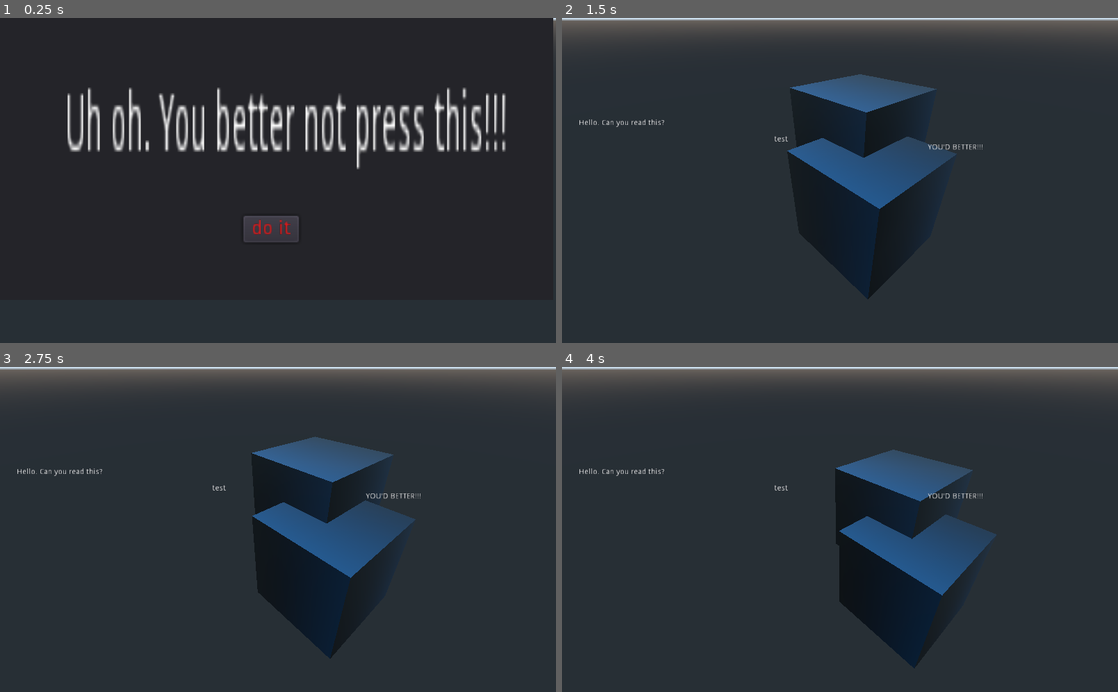
Above: before the commit, frames 1-4 (two rows, left to right).
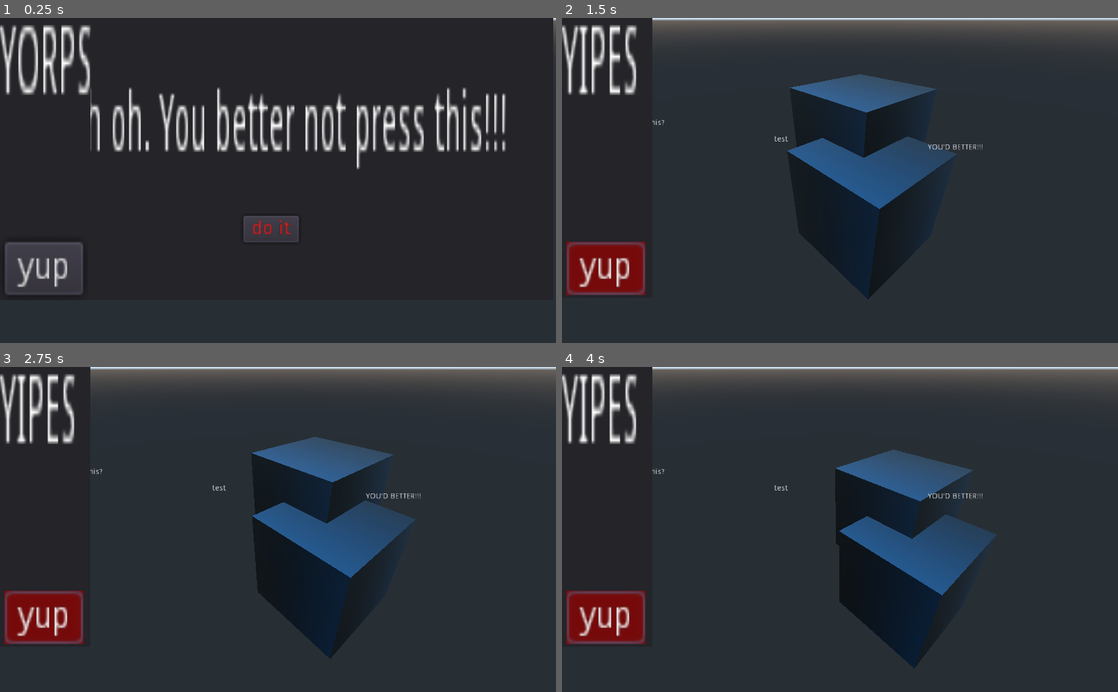
Above: after the commit, the same moments.

Repository: peter201943/GD-Test
Game: Godot game, scene res://Scenes/Level.tscn
The game is run twice, just before and just after one commit, with the same random seed, the same clock (stepped at 60 frames per second) and the same inputs. Before the commit the project starts from res://Level.tscn.
Inputs (mouse positions are in pixels of both pictures, inside the frame that each line leads up to):
- Up to frame 1 (0.25 s): no input
- Up to frame 2 (1.5 s): click "do it" at 0.5 s; click (606, 265) at 1.25 s, where only the run after the commit has a clickable "yup"
- Up to frame 3 (2.75 s): click (44, 614) at 2 s, where only the run after the commit has a clickable "yup"
- Up to frame 4 (4 s): click (606, 614) at 2.75 s, where only the run after the commit has a clickable "yup"

The runs differ from the first frame. In frame 1, 3.7% of the frame differs, in the area x 0-17%, y 2-86%; in frame 2, 4.4%, in the area x 0-17%, y 0-86%; in frame 3, 4.4%; in frame 4, 4.4%.

Commit message:
Mwa ha ha ha ah aha a!

Diff:
--- a/Level.tscn
+++ b/Scenes/Level.tscn
@@ -1,8 +1,9 @@
-[gd_scene load_steps=8 format=2]
+[gd_scene load_steps=11 format=2]
 
-[ext_resource path="res://StutteringBox.tscn" type="PackedScene" id=1]
-[ext_resource path="res://TestText.gd" type="Script" id=2]
-[ext_resource path="res://DeleteMe.gd" type="Script" id=4]
+[ext_resource path="res://Scripts/DeleteMe.gd" type="Script" id=1]
+[ext_resource path="res://Scripts/SideMenu.gd" type="Script" id=2]
+[ext_resource path="res://Scripts/TestText.gd" type="Script" id=3]
+[ext_resource path="res://Scenes/StutteringBox.tscn" type="PackedScene" id=4]
 
 [sub_resource type="CanvasItemMaterial" id=1]
 
@@ -25,12 +26,18 @@
 
 "
 
+[sub_resource type="StyleBoxFlat" id=5]
+bg_color = Color( 0.466667, 0.0431373, 0.0431373, 1 )
+
+[sub_resource type="StyleBoxFlat" id=6]
+bg_color = Color( 0.823529, 0.105882, 0.105882, 1 )
+
 [node name="Level" type="Spatial"]
 __meta__ = {
 "_editor_description_": "A Very Simple test scene for putting stuff into."
 }
 
-[node name="StutteringBox" parent="." instance=ExtResource( 1 )]
+[node name="StutteringBox" parent="." instance=ExtResource( 4 )]
 
 [node name="Camera" type="Camera" parent="."]
 transform = Transform( 0.73424, 0.386936, -0.557829, 0, 0.821677, 0.569954, 0.678891, -0.418483, 0.603308, 0, 2.51063, 3.90777 )
@@ -44,7 +51,7 @@
 margin_right = 776.0
 margin_bottom = 293.0
 text = "Hello. Can you read this?"
-script = ExtResource( 2 )
+script = ExtResource( 3 )
 __meta__ = {
 "_edit_use_anchors_": false,
 "_editor_description_": "Simple Test of an In-Game Text Box."
@@ -53,7 +60,7 @@
 [node name="TestMenu" type="Panel" parent="."]
 margin_right = 1019.0
 margin_bottom = 520.0
-script = ExtResource( 4 )
+script = ExtResource( 1 )
 __meta__ = {
 "_edit_use_anchors_": false,
 "_editor_description_": "A Panel to try pressing a button"
@@ -86,4 +93,31 @@
 __meta__ = {
 "_editor_description_": "OMG no! NOOOO!!!!!"
 }
+
+[node name="SideMenu" type="Panel" parent="."]
+margin_right = 40.0
+margin_bottom = 40.0
+rect_scale = Vector2( 4.15308, 12.9059 )
+script = ExtResource( 2 )
+__meta__ = {
+"_edit_use_anchors_": false
+}
+
+[node name="Label" type="Label" parent="SideMenu"]
+margin_right = 40.0
+margin_bottom = 14.0
+text = "YORPS"
+
+[node name="Button" type="Button" parent="SideMenu"]
+margin_left = 1.86758
+margin_top = 31.5945
+margin_right = 36.8676
+margin_bottom = 51.5945
+rect_scale = Vector2( 1, 0.383229 )
+custom_styles/hover = SubResource( 5 )
+custom_styles/pressed = SubResource( 6 )
+text = "yup"
+__meta__ = {
+"_edit_use_anchors_": false
+}
 [connection signal="pressed" from="TestMenu/Button" to="TestMenu" method="_on_Button_pressed"]
--- a/StutteringBox.tscn
+++ b/Scenes/StutteringBox.tscn
@@ -1,8 +1,10 @@
 [gd_scene load_steps=10 format=2]
 
-[ext_resource path="res://AnotherBehavior.gd" type="Script" id=1]
-[ext_resource path="res://Box.gd" type="Script" id=2]
-[ext_resource path="res://TestMesh.tres" type="CubeMesh" id=3]
+[ext_resource path="res://Scripts/AnotherBehavior.gd" type="Script" id=1]
+[ext_resource path="res://Scripts/Box.gd" type="Script" id=2]
+[ext_resource path="res://Misc/TestMesh.tres" type="CubeMesh" id=3]
+
+
 
 [sub_resource type="BoxShape" id=1]
 
--- /dev/null
+++ b/Scripts/SideMenu.gd
@@ -0,0 +1,7 @@
+extends Panel
+
+func _ready():
+	get_node("Button").connect("pressed", self, "_on_Button_pressed")
+
+func _on_Button_pressed():
+	get_node("Label").text = "YIPES"
--- a/project.godot
+++ b/project.godot
@@ -12,7 +12,7 @@
 "base": "KinematicBody",
 "class": "SimpleTest",
 "language": "GDScript",
-"path": "res://Box.gd"
+"path": "res://Scripts/Box.gd"
 } ]
 _global_script_class_icons={
 "SimpleTest": ""
@@ -21,9 +21,9 @@
 [application]
 
 config/name="Test"
-run/main_scene="res://Level.tscn"
-config/icon="res://icon.png"
+run/main_scene="res://Scenes/Level.tscn"
+config/icon="res://Misc/icon.png"
 
 [rendering]
 
-environment/default_environment="res://default_env.tres"
+environment/default_environment="res://Misc/default_env.tres"
Renamed: TestMesh.tres -> Misc/TestMesh.tres
Renamed: default_env.tres -> Misc/default_env.tres
Renamed: icon.png -> Misc/icon.png
Not shown, changed: Misc/icon.png.import
Renamed: AnotherBehavior.gd -> Scripts/AnotherBehavior.gd
Renamed: Box.gd -> Scripts/Box.gd
Renamed: DeleteMe.gd -> Scripts/DeleteMe.gd
Renamed: TestText.gd -> Scripts/TestText.gd
Not shown, added: Docs/README.md
